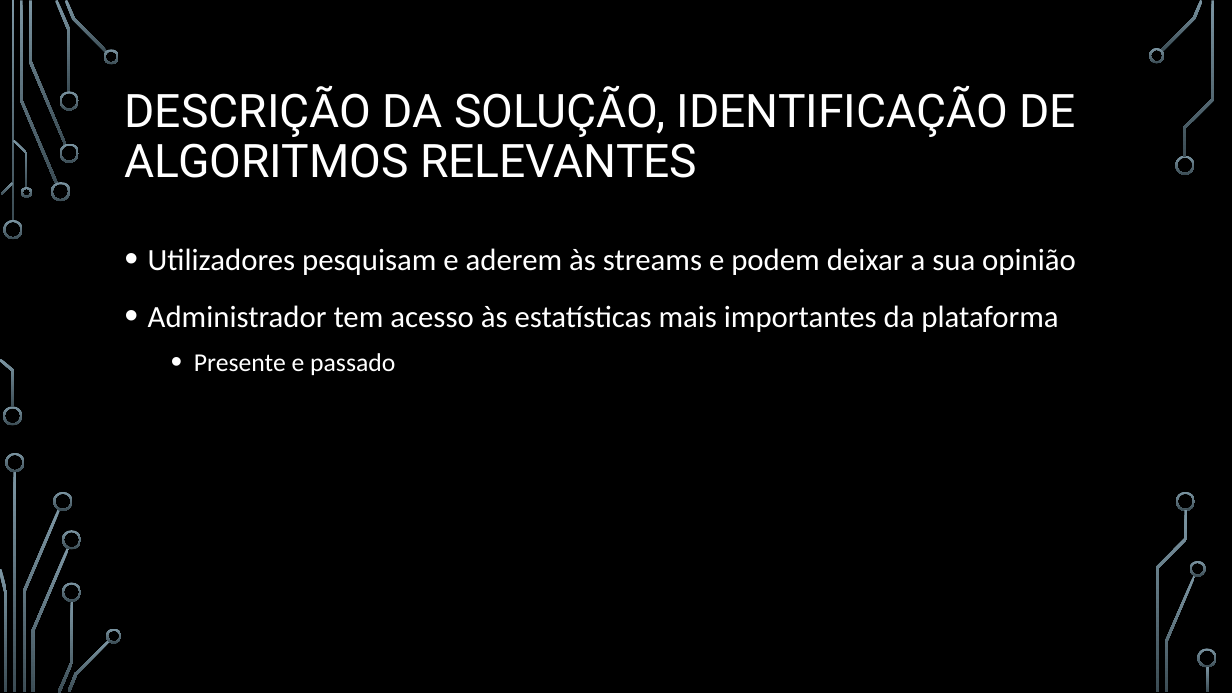
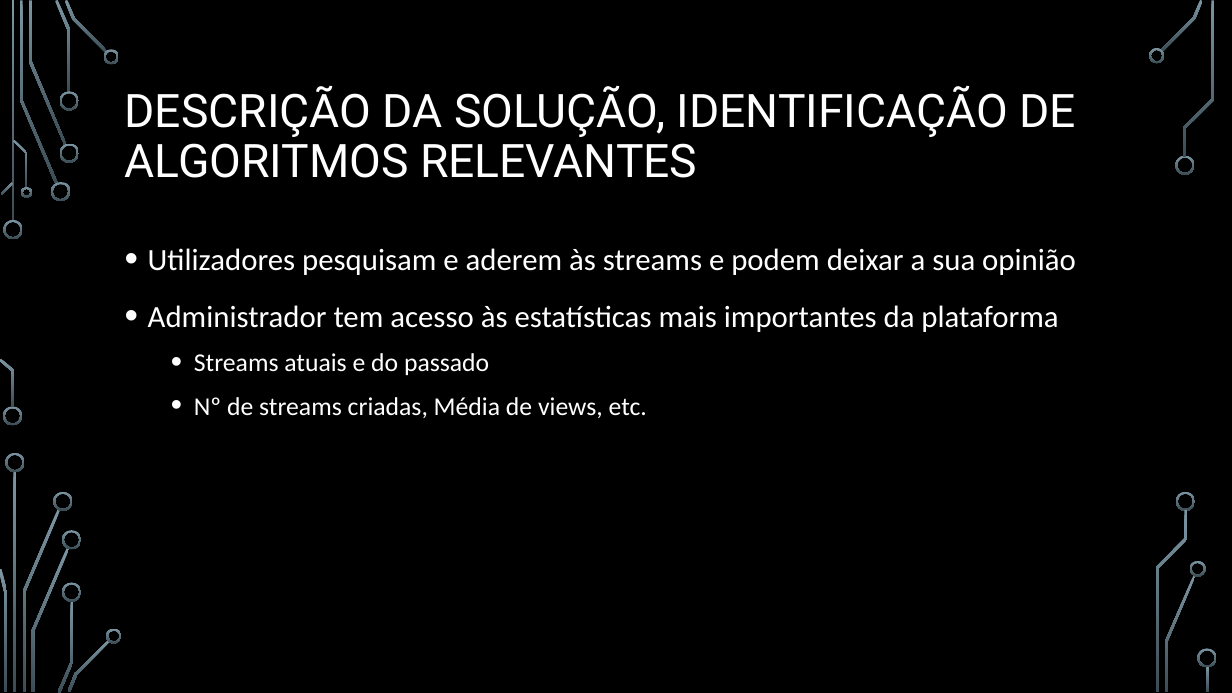
Before and after one commit to BrunoRosendo/StreamZ-AEDA-proj-, a slide deck: slide 5 of StreamZ.pptx. Drawn at 1232x693 pixels with LibreOffice and Linux fonts; fonts in the diff are those of the drawing; background and template pictures are left out. Boxes give left, top, right and bottom in pixels: in the first picture for what was removed or moved away, otherwise in the second. Text is boxed around its words. In the diff, an @@ line names an element or a change of style, - is before the commit and + after.

```diff
--- a/StreamZ.pptx
+++ b/StreamZ.pptx
@@ text at (194,353,647,418): text changed @@
-  • Presente e passado
+  • Streams atuais e do passado
+  • Nº de streams criadas, Média de views, etc.
```
Also in this commit, not shown: 9 other slides changed, 3 slides added, 1 slide removed.
